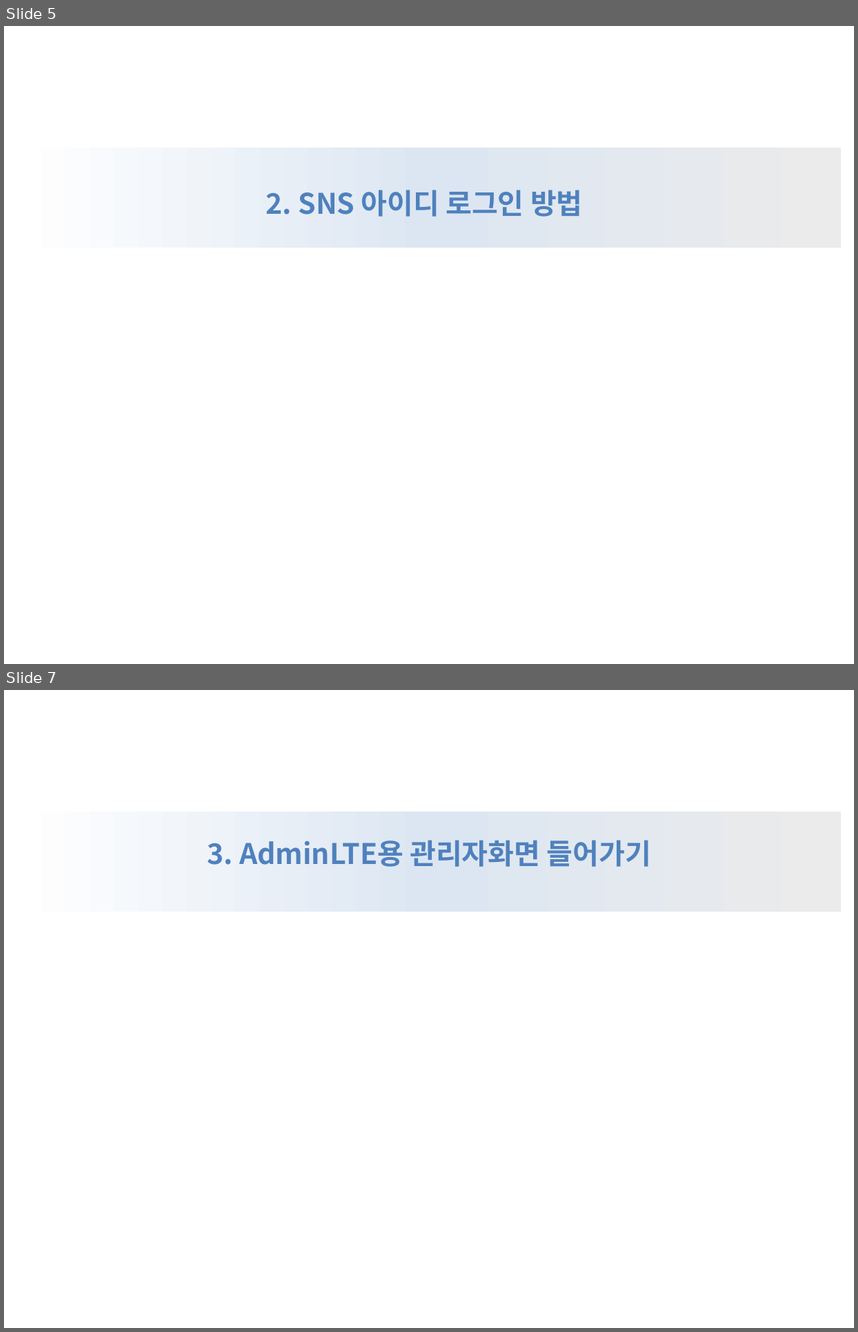
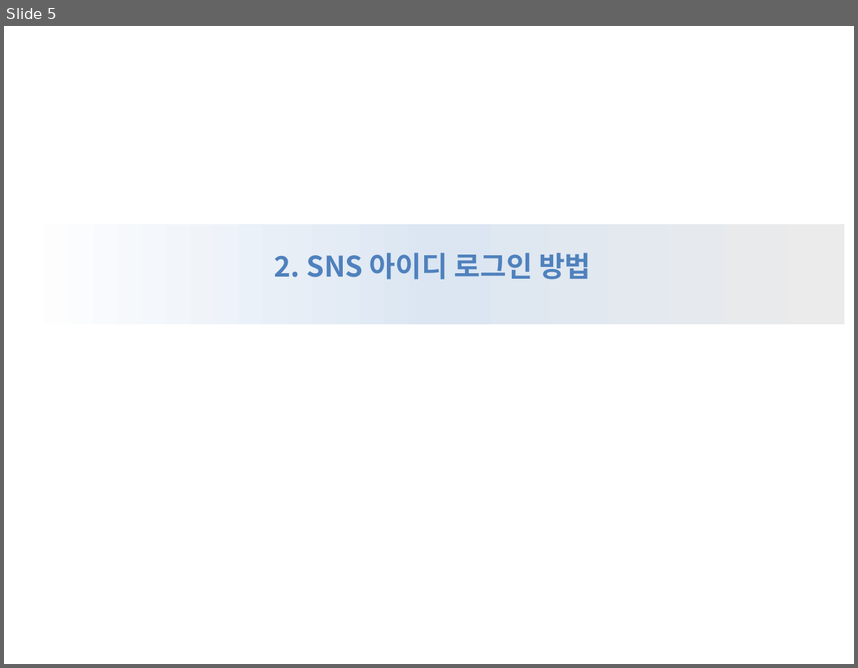
Before and after one commit to miniplugin/human, a slide deck: git_img/projectv1.1_manual.pptx. Shown one above the other, each under a label of ours: slides 5 and 7 before the commit, slide 5 after it; the slides between them are not shown. The pictures are 858x1332 and 858x668 pixels, drawn with LibreOffice and Linux fonts; fonts in the diff are those of the drawing. Boxes give left, top, right and bottom in pixels: in the first picture for what was removed or moved away, otherwise in the second. Text is boxed around its words. In the diff, an @@ line names an element or a change of style, - is before the commit and + after.

```diff
--- a/git_img/projectv1.1_manual.pptx
+++ b/git_img/projectv1.1_manual.pptx
@@ slide 7 removed at [4,690,854,1328], background #FFFFFF @@
@@ rectangle removed at [16,811,840,912] @@
@@ text removed at [207,840,651,867] @@
-3. AdminLTE용 관리자화면 들어가기
@@ slide 5 changed as well @@
@@ rectangle: place and size @@
-rectangle at [16,147,840,248]
+rectangle at [21,224,844,324]
@@ text "2. SNS 아이디 로그인 방법": place and size @@
-text "2. SNS 아이디 로그인 방법" at [266,190,583,216]
+text "2. SNS 아이디 로그인 방법" at [274,252,591,279]
@@ text "2. SNS 아이디 로그인 방법" at [274,252,591,279]: indent changed @@
```
Also in this commit, not shown: 3 other slides changed, 24 slides added, 2 other slides removed, 1 other file.
